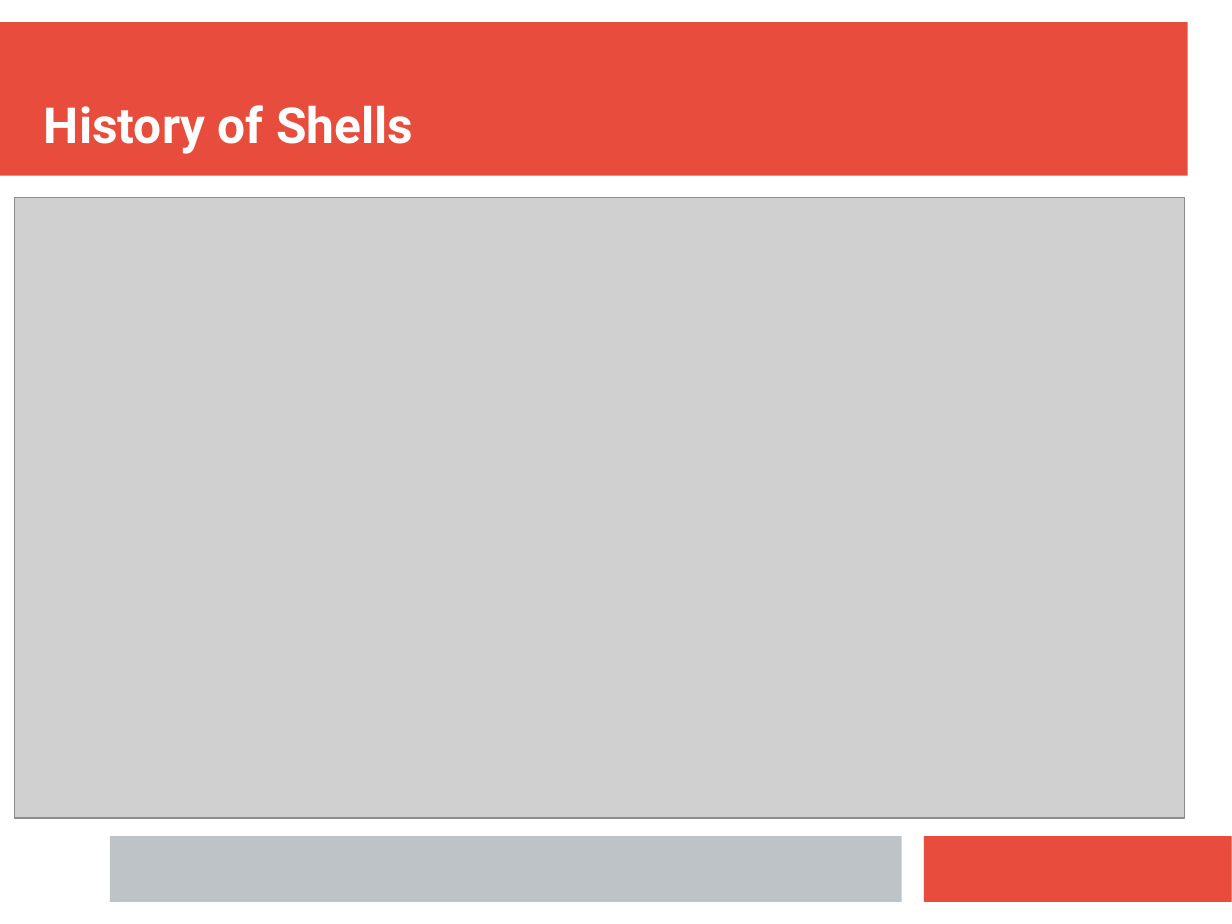
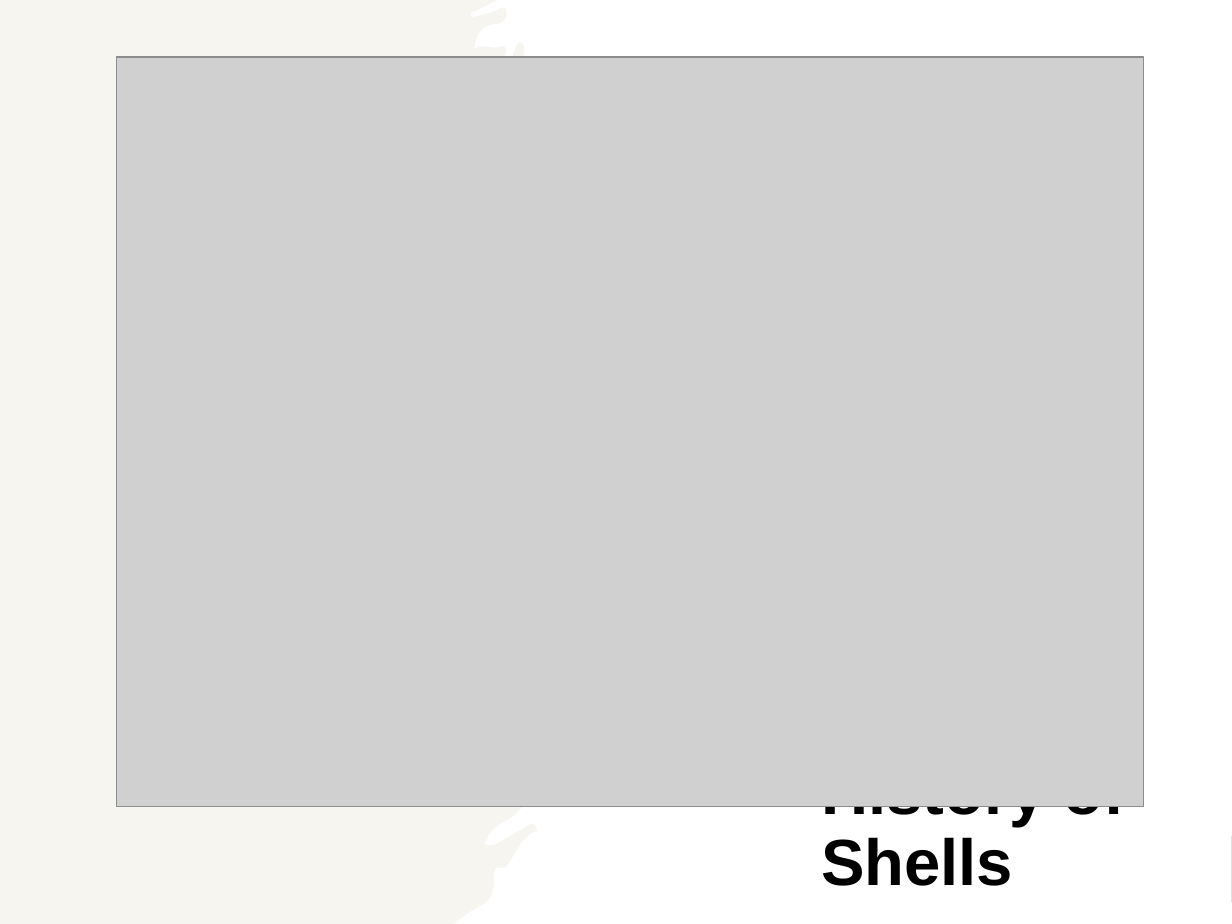
Before and after one commit to ianmiell/introduction-to-bash, a slide deck: slide 17 of slides/introduction_to_bash.pptx. Drawn at 1232x924 pixels with LibreOffice and Linux fonts; fonts in the diff are those of the drawing; grey boxes stand for pictures. Boxes give left, top, right and bottom in pixels: in the first picture for what was removed or moved away, otherwise in the second. Text is boxed around its words. In the diff, an @@ line names an element or a change of style, - is before the commit and + after.

```diff
--- a/slides/introduction_to_bash.pptx
+++ b/slides/introduction_to_bash.pptx
@@ rectangle added at (0, 0, 1232, 924), fill #FFFFFF @@
@@ freeform shape added at (0, 0, 603, 924), fill #EEECE1 at 50% opacity @@
@@ picture: place and size @@
-picture at (15, 197, 1185, 817)
+picture at (116, 57, 1144, 807)
@@ text "History of Shells": place and size @@
-text "History of Shells" at (44, 105, 413, 154)
+text "History of Shells" at (821, 806, 1125, 886)
@@ text "History of Shells" at (821, 806, 1125, 886): size 32 to 42 pt, font Roboto to Arial, text colour #FFFFFF to #000000; line spacing 1 to 0.9; more space between paragraphs @@
@@ rectangle removed at (110, 836, 901, 902) @@
```
Also in this commit, not shown: 58 other slides changed, 2 slides added, 6 slides removed, 1 other file.
